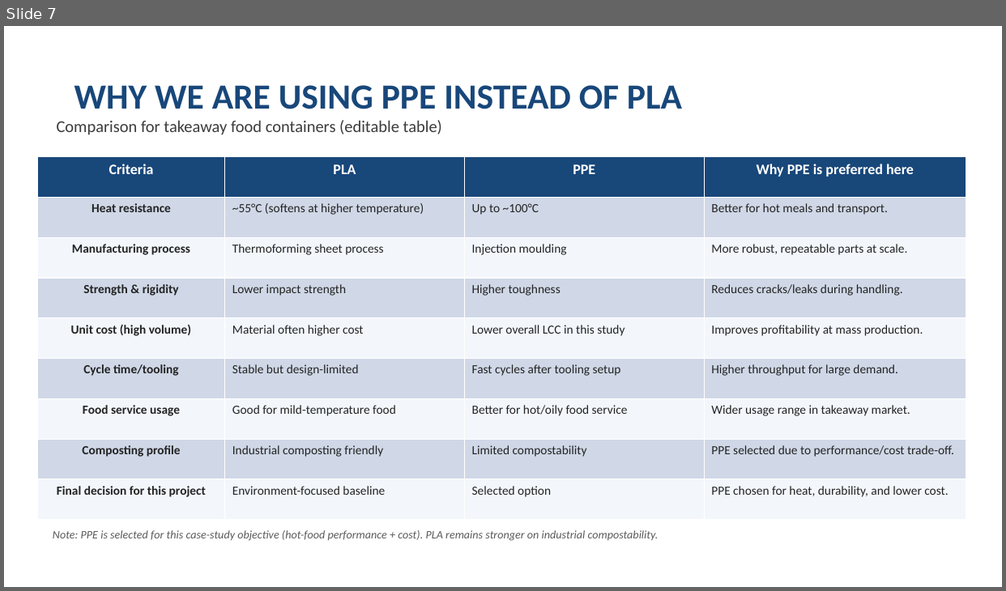
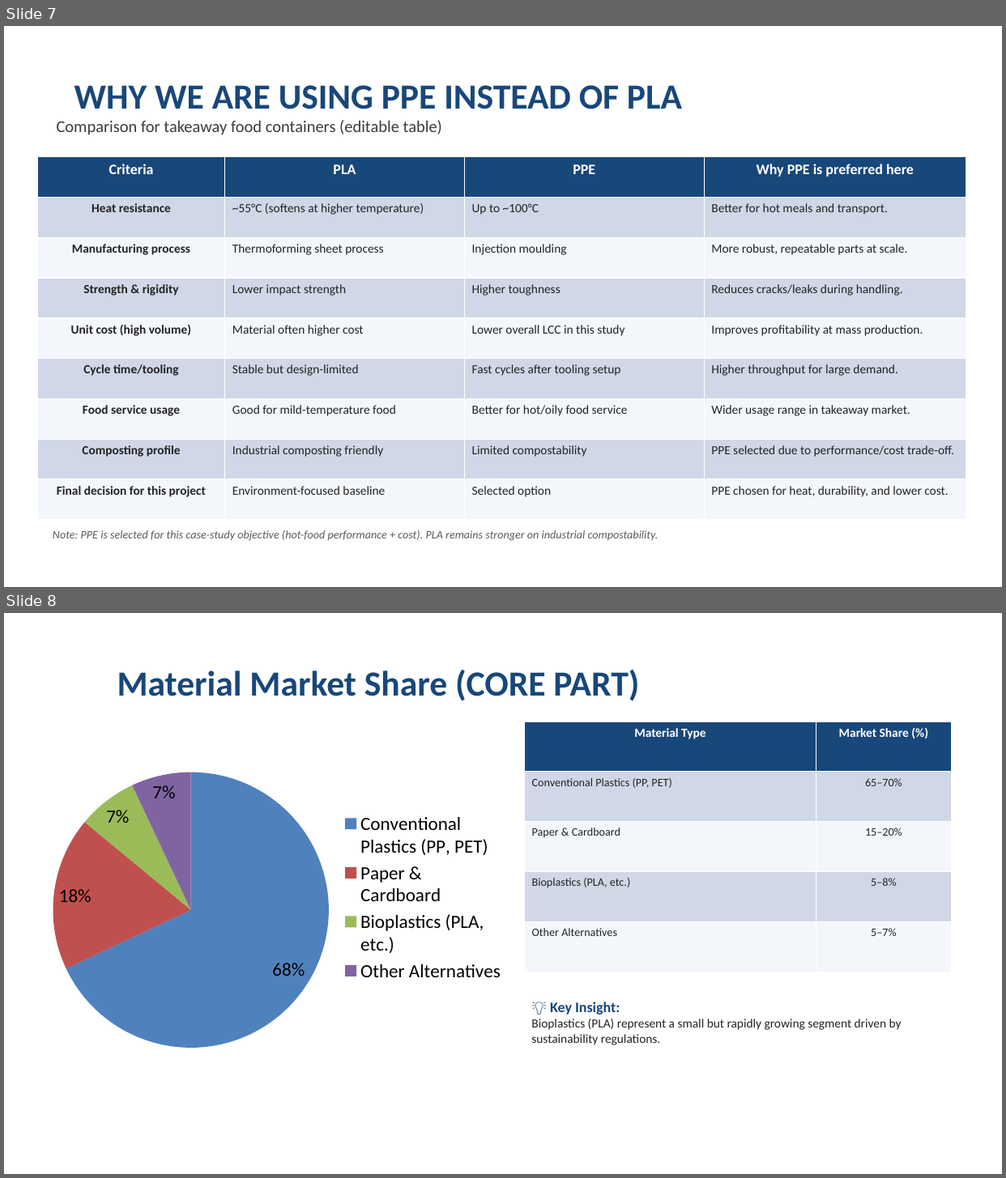
Before and after one commit to aniket-kanani-3107/aniket-kanani-3107.github.io, a slide deck: Food-Packaging-Containers.pptx. Shown one above the other, each under a label of ours: slide 7 before the commit, slides 7 and 8 after it. The pictures are 1006x591 and 1006x1178 pixels, drawn with LibreOffice and Linux fonts; fonts in the diff are those of the drawing. Boxes give left, top, right and bottom in pixels: in the first picture for what was removed or moved away, otherwise in the second. Text is boxed around its words. In the diff, an @@ line names an element or a change of style, - is before the commit and + after.

```diff
--- a/Food-Packaging-Containers.pptx
+++ b/Food-Packaging-Containers.pptx
@@ slide 8 added at (4, 613, 1002, 1174), background #FFFFFF @@
@@ title added at (117, 670, 639, 701), 34 pt, text #18477A, bold @@
+Material Market Share (CORE PART)
@@ pie chart added at (41, 717, 513, 1077) @@
+categories: Conventional Plastics (PP, PET), Paper & Cardboard, Bioplastics (PLA, etc.), Other Alternatives
+Series 1: 68, 18, 7, 7
@@ table added at (524, 722, 951, 973), 5 rows, 2 columns @@
+Material Type | Market Share (%)
+Conventional Plastics (PP, PET) | 65–70%
+Paper & Cardboard | 15–20%
+Bioplastics (PLA, etc.) | 5–8%
+Other Alternatives | 5–7%
@@ text added at (531, 1002, 901, 1046), 12 pt, text #232323 @@
+💡 Key Insight:
+Bioplastics (PLA) represent a small but rapidly growing segment driven by sustainability regulations.
```
